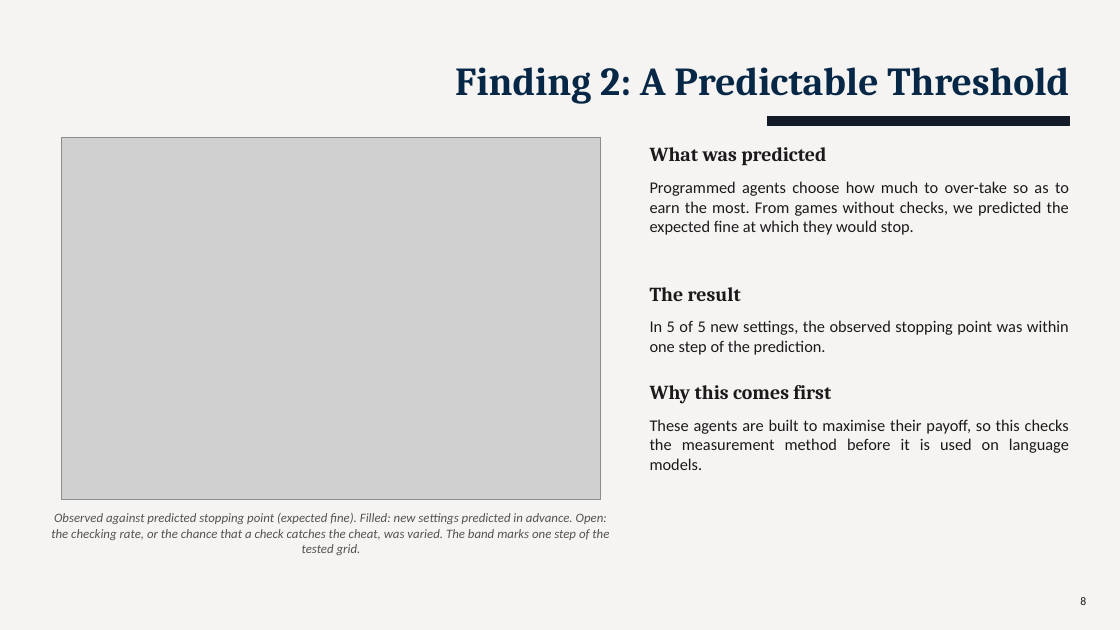
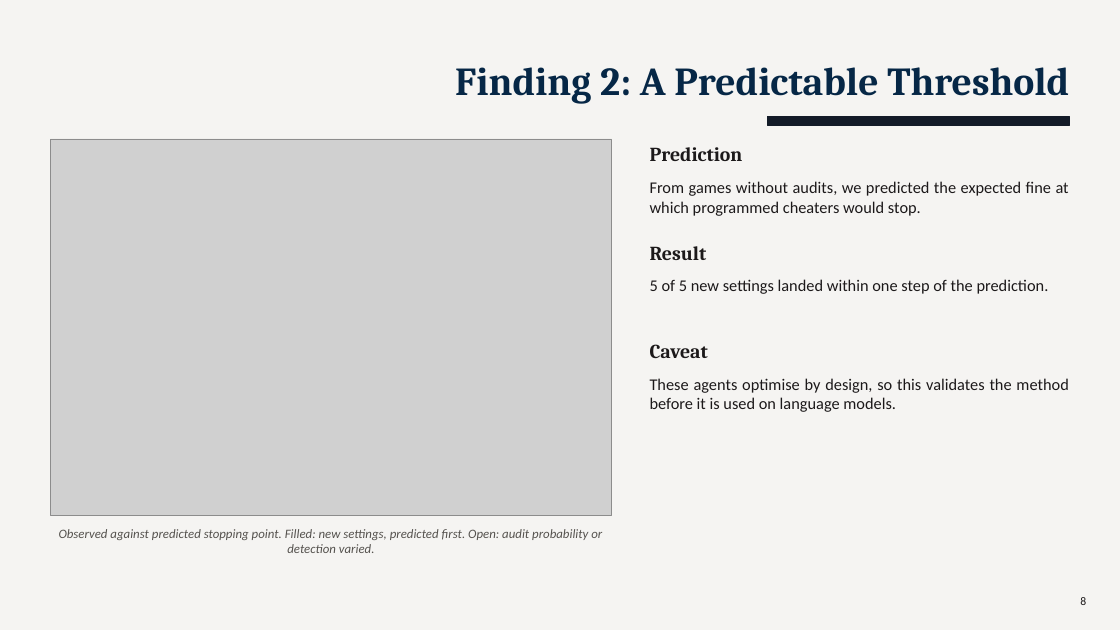
Before and after one commit to TallowCatch/invasion-commons, a slide deck: slide 8 of notes/slides/2026-10-13_phd_catchup/phd_catchup_2026-10-13.pptx. Drawn at 1120x630 pixels with LibreOffice and Linux fonts; fonts in the diff are those of the drawing; grey boxes stand for pictures. Boxes give left, top, right and bottom in pixels: in the first picture for what was removed or moved away, otherwise in the second. Text is boxed around its words. In the diff, an @@ line names an element or a change of style, - is before the commit and + after.

```diff
--- a/notes/slides/2026-10-13_phd_catchup/phd_catchup_2026-10-13.pptx
+++ b/notes/slides/2026-10-13_phd_catchup/phd_catchup_2026-10-13.pptx
@@ picture: place and size @@
-picture at (61,138,602,500)
+picture at (50,139,612,515)
@@ text at (650,147,743,161): text changed @@
-What was predicted
+Prediction
@@ text at (650,181,1069,216): text changed @@
-Programmed agents choose how much to over-take so as to earn the most. From games without checks, we predicted the expected fine at which they would stop.
+From games without audits, we predicted the expected fine at which programmed cheaters would stop.
@@ text at (650,246,707,260): text changed @@
-The result
+Result
@@ text at (650,279,1049,294): text changed @@
-In 5 of 5 new settings, the observed stopping point was within one step of the prediction.
+5 of 5 new settings landed within one step of the prediction.
@@ text at (650,344,708,358): text changed @@
-Why this comes first
+Caveat
@@ text at (650,378,1068,412): text changed @@
-These agents are built to maximise their payoff, so this checks the measurement method before it is used on language models.
+These agents optimise by design, so this validates the method before it is used on language models.
@@ text at (59,529,602,553): text changed @@
-Observed against predicted stopping point (expected fine). Filled: new settings predicted in advance. Open: the checking rate, or the chance that a check catches the cheat, was varied. The band marks one step of the tested grid.
+Observed against predicted stopping point. Filled: new settings, predicted first. Open: audit probability or detection varied.
```
Also in this commit, not shown: 13 other slides changed, 8 other files.
